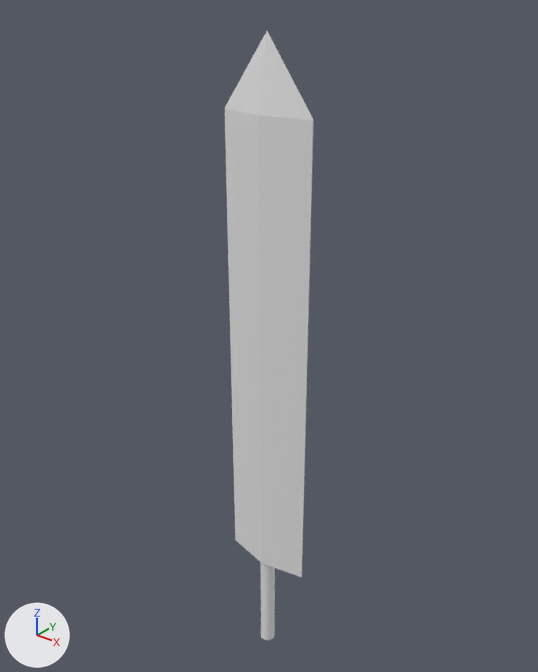
Renders of the Blender file Minha espada.blend from each side of a commit.
One viewpoint serves both versions: a camera (50 mm lens) standing at (8.53, -10.61, 21.13) and looking at (-0.29, 0.42, 14.3). The axes (+X, +Y, +Z) are drawn at lower left. The lights are the same throughout.

The older version as bpy lines, for what is in view:
```python
mat_material = principled_material('Material')
mat_material.base_color = (0.8, 0.8, 0.8)  # white #e7e7e7
me_cilindro = bpy.data.meshes.new('Cilindro')
me_cilindro.from_pydata(...)  # 77 vertices, 46 faces; spans x -5.83..5.83, y -1.31..1.31, z -1.0..9.31
me_cilindro.materials.append(mat_material)  # white #e7e7e7
ob_cilindro = bpy.data.objects.new('Cilindro', me_cilindro)
ob_cilindro.location = (0.0, 0.0, 7.58)
ob_cilindro.scale = (0.172, 0.172, 1.36)
```
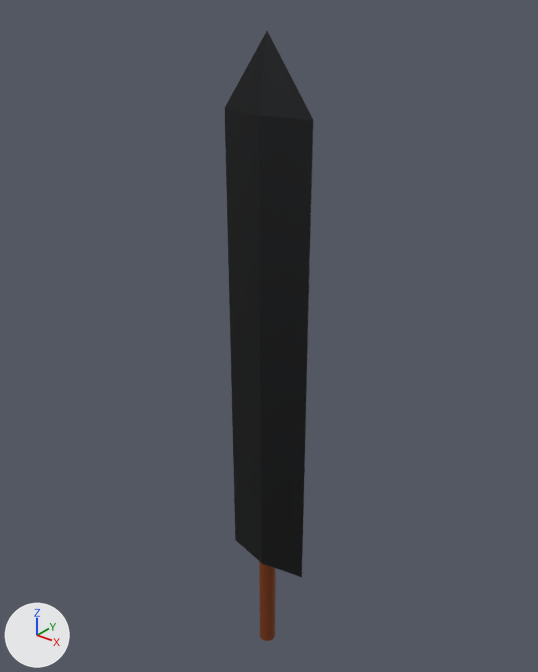
Boxes [x1, y1, x2, y2] around the edits, measured in the pictures (538 x 672 px):
```json
{"object": "Cilindro", "change": "recoloured, surface changed", "before": [225, 31, 313, 640], "after": [225, 31, 313, 640], "on screen": "white to black"}
{"object": "cabo", "change": "added", "after": [259, 561, 276, 641], "on screen": "brown"}
```

Edits to the scene script, one JSON object a line:
```json
{"op": "set", "path": "mat_material.base_color", "old": "(0.8, 0.8, 0.8)", "new": "(0.0446, 0.0463, 0.0485)", "note": "white #e7e7e7 -> black #3c3d3e"}
{"op": "set", "path": "mat_material.metallic", "old": "0.0", "new": "2.0"}
{"op": "add", "block": "mat_material_001", "code": ["mat_material_001 = principled_material('Material.001')", "mat_material_001.base_color = (0.19, 0.0341, 0.0)  # brown #793400"]}
{"op": "add", "block": "me_cilindro_001", "code": ["me_cilindro_001 = bpy.data.meshes.new('Cilindro.001')", "me_cilindro_001.from_pydata(...)  # a 32-sided cylinder along z spanning x -19.73..-17.48, y -1.16..1.16, z -1.0..1.0", "me_cilindro_001.materials.append(mat_material_001)  # brown #793400"]}
{"op": "add", "block": "ob_cabo", "code": ["ob_cabo = bpy.data.objects.new('cabo', me_cilindro_001)", "ob_cabo.location = (3.19, 0.0, 7.58)", "ob_cabo.scale = (0.172, 0.172, 1.36)"]}
```
